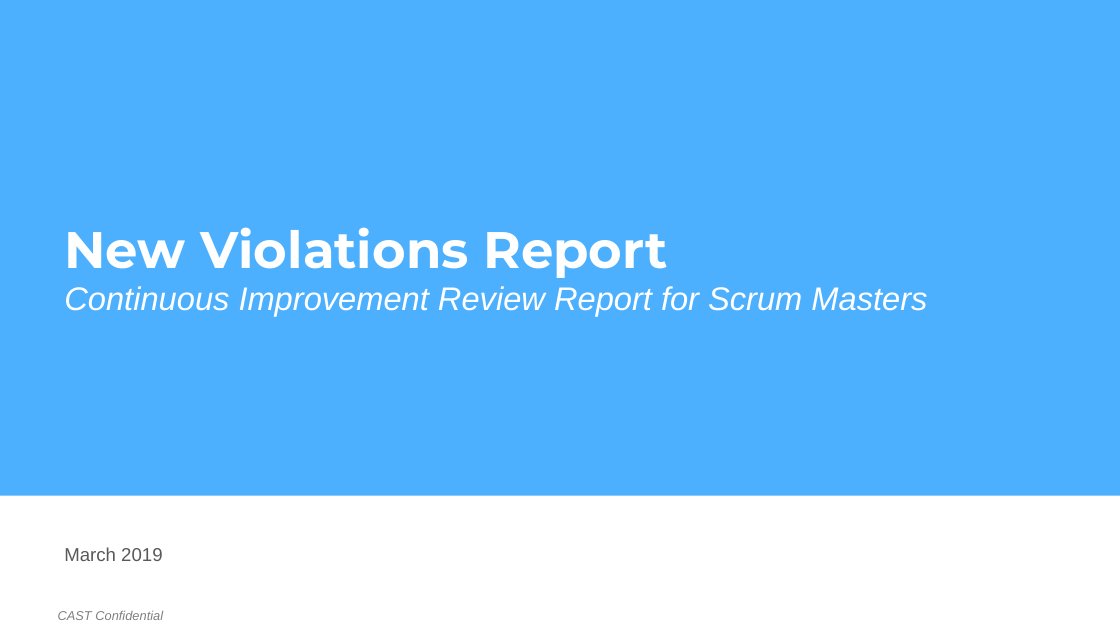
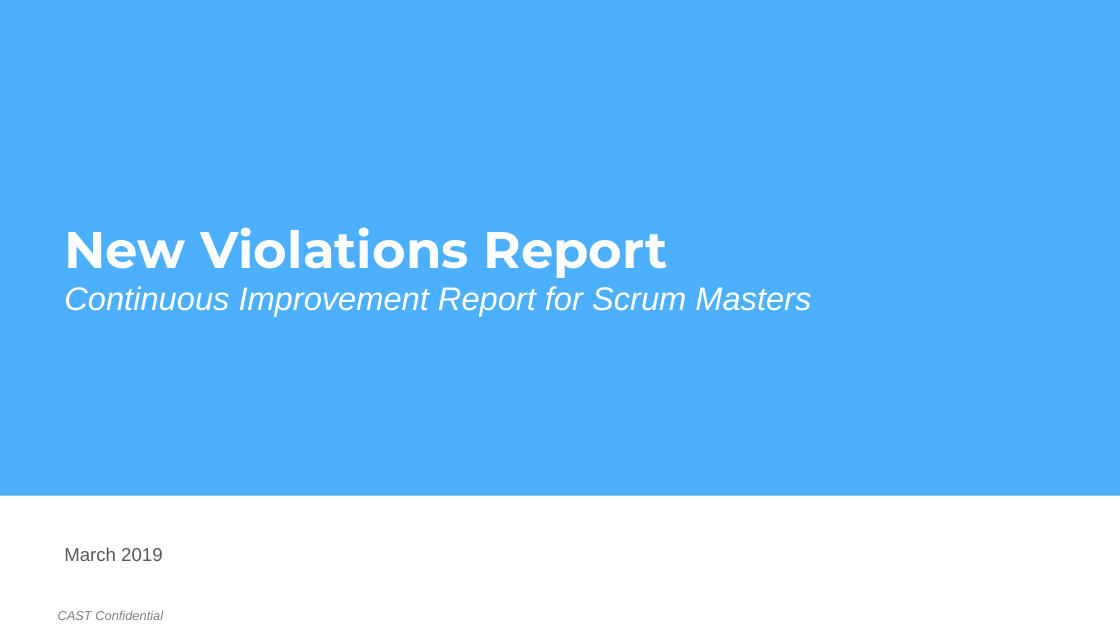
Before and after one commit to CAST-Extend/com.castsoftware.uc.NewViolationsReport, a slide deck: slide 1 of Batch/New Violations Report Presentation.pptx. Drawn at 1120x630 pixels with LibreOffice and Linux fonts; fonts in the diff are those of the drawing; background and template pictures are left out. Boxes give left, top, right and bottom in pixels: in the first picture for what was removed or moved away, otherwise in the second. Text is boxed around its words. In the diff, an @@ line names an element or a change of style, - is before the commit and + after.

```diff
--- a/Batch/New Violations Report Presentation.pptx
+++ b/Batch/New Violations Report Presentation.pptx
@@ text at box(64, 286, 811, 316): text changed @@
-Continuous Improvement Review Report for Scrum Masters
+Continuous Improvement Report for Scrum Masters
```
Also in this commit, not shown: 1 other file.
